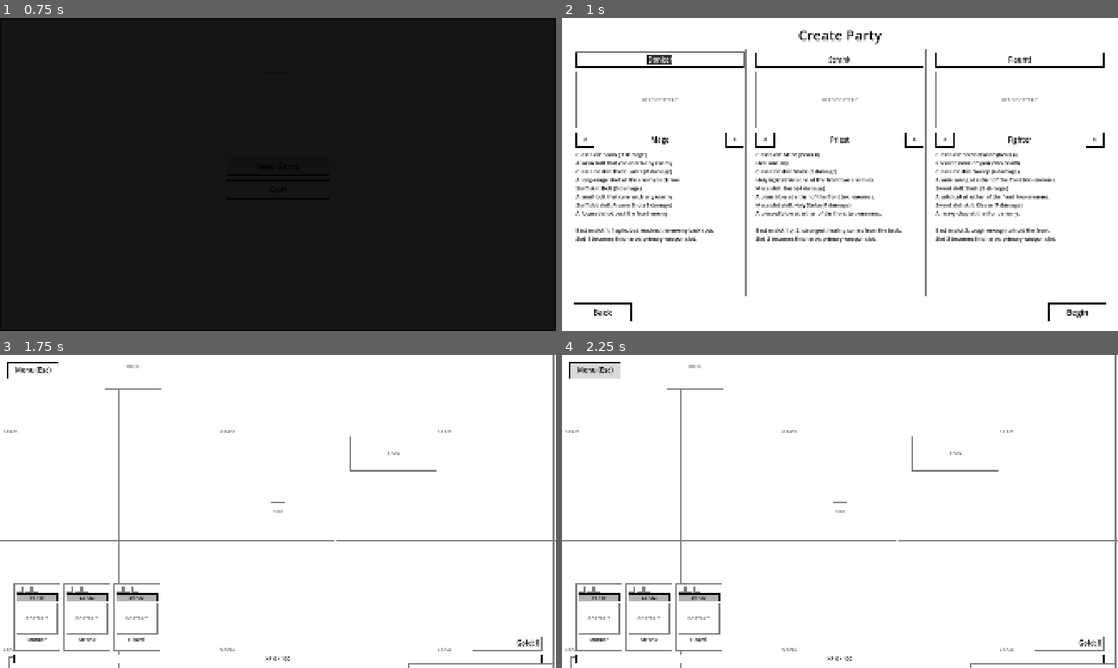
Above: before the commit, frames 1-4 (two rows, left to right).
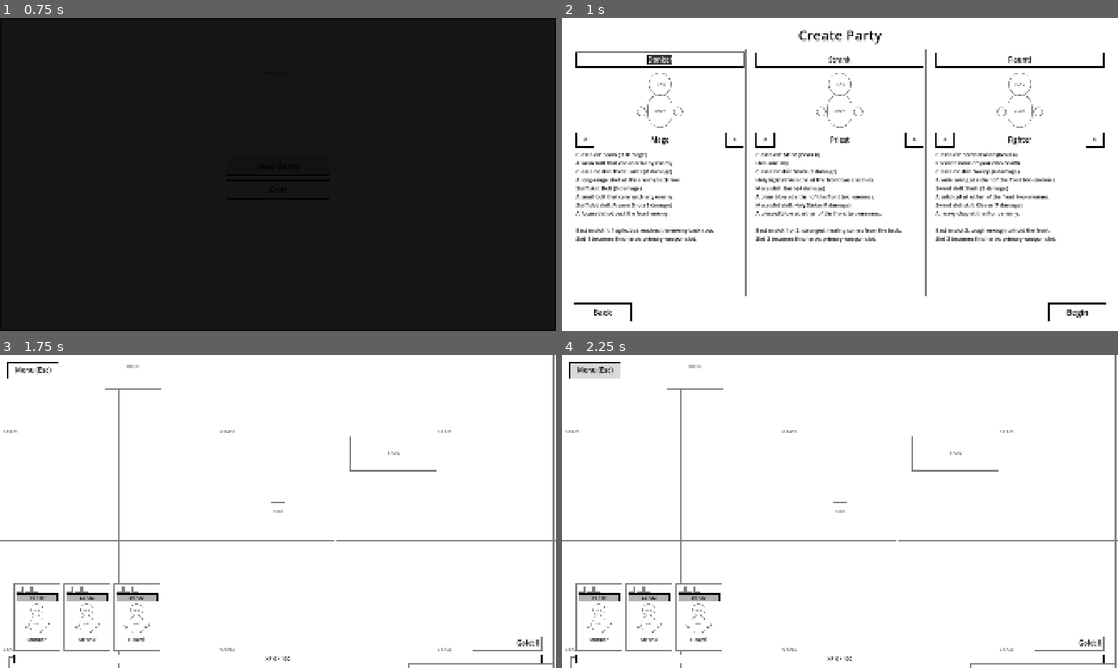
Above: after the commit, the same moments.

Repository: nawlbergs/sketchy-gamey
Game: Godot game, scene res://ui/menus/main_menu/main_menu.tscn
Two runs of this game, one before a commit and one after it. Both use one fixed random seed, a clock stepped at 60 frames per second and the inputs below.
Inputs:
- Up to frame 1 (0.75 s): click "New Game" at 0.5 s
- Up to frame 2 (1 s): no input
- Up to frame 3 (1.75 s): click "Begin" at 1.25 s
- Up to frame 4 (2.25 s): click "Menu (Esc)" at 2 s

Frame 1 is identical in both runs. In frame 2, 0.7% of the frame differs, in the area x 2-87%, y 17-36%; in frame 3, 0.4%; in frame 4, 0.4%.

Commit message:
overworld-hud-01 & hero-doll-01 - complete

Diff:
--- a/autoloads/game_state.gd
+++ b/autoloads/game_state.gd
@@ -29,7 +29,8 @@
 
 ## Builds a new hero from class data: full health, with the class's starting weapon in weapon slot
 ## slot, which is the hero's primary and only unlocked weapon slot.
-## weapons maps a GameEnums.HeroSlot to a GameEnums.WeaponId. equipment is for gear.
+## weapons maps a GameEnums.HeroSlot to a GameEnums.WeaponId. equipment maps a GameEnums.GearSlot
+## to a GameEnums.GearId, and starts empty.
 func make_hero(hero_name: String, class_id: GameEnums.ClassId, slot: GameEnums.HeroSlot) -> Dictionary:
 	var data: Dictionary = Classes.ALL[class_id]
 	return {
@@ -48,7 +49,7 @@
 
 
 ## Returns JSON-safe data for saving. The result shares nothing with the live state.
-## Classes and weapons are saved as enum names, so reordering GameEnums cannot break old saves.
+## Classes, weapons and gear are saved as enum names, so reordering GameEnums cannot break old saves.
 func to_dict() -> Dictionary:
 	var saved_party := party.duplicate(true)
 	for hero: Dictionary in saved_party:
@@ -57,6 +58,10 @@
 		for slot: int in hero["weapons"]:
 			saved_weapons[str(slot)] = GameEnums.WeaponId.find_key(hero["weapons"][slot])
 		hero["weapons"] = saved_weapons
+		var saved_equipment := {}
+		for gear_slot: int in hero["equipment"]:
+			saved_equipment[GameEnums.GearSlot.find_key(gear_slot)] = GameEnums.GearId.find_key(hero["equipment"][gear_slot])
+		hero["equipment"] = saved_equipment
 	return {
 		"party": saved_party,
 		"gold": gold,
@@ -110,6 +115,13 @@
 	for weapon_slot: Variant in data.get("unlocked_weapon_slots", [slot]):
 		unlocked.append(int(weapon_slot))
 	hero["unlocked_weapon_slots"] = unlocked
-	var equipment: Dictionary = data.get("equipment", {})
-	hero["equipment"] = equipment.duplicate(true)
+	var equipment := {}
+	var saved_equipment: Dictionary = data.get("equipment", {})
+	for slot_key: Variant in saved_equipment:
+		var gear_key := str(saved_equipment[slot_key])
+		if GameEnums.GearSlot.has(str(slot_key)) and GameEnums.GearId.has(gear_key):
+			equipment[GameEnums.GearSlot[str(slot_key)]] = GameEnums.GearId[gear_key]
+		else:
+			push_error("GameState: unknown gear '%s: %s' in save, leaving it off" % [slot_key, gear_key])
+	hero["equipment"] = equipment
 	return hero
--- /dev/null
+++ b/characters/heroes/hero_doll.gd
@@ -0,0 +1,46 @@
+@tool
+class_name HeroDoll
+extends Control
+## The hero's rag doll: pill body, round head and hands, with worn gear drawn on top.
+## Scales to fit whatever size it is given, so every screen showing a hero can use it.
+## To add a visible gear slot, add a layer to the scene and to _gear_layers.
+
+## The size the parts are laid out at inside Rig.
+const RIG_SIZE := Vector2(200, 240)
+
+@onready var _rig: Control = $Rig
+@onready var _gear_layers: Dictionary = {
+	GameEnums.GearSlot.HEAD: $Rig/HeadGear,
+	GameEnums.GearSlot.BODY: $Rig/BodyGear,
+}
+
+
+func _ready() -> void:
+	resized.connect(_fit_rig)
+	_fit_rig()
+
+
+## Shows the gear in equipment (a hero's "equipment": GameEnums.GearSlot to GameEnums.GearId).
+## A slot missing from equipment shows nothing, leaving the bare body or head.
+func show_equipment(equipment: Dictionary) -> void:
+	for slot: GameEnums.GearSlot in _gear_layers:
+		var layer: Control = _gear_layers[slot]
+		layer.visible = equipment.has(slot)
+		if layer.visible:
+			_show_gear(layer, Gear.ALL[equipment[slot]])
+
+
+func _show_gear(layer: Control, gear: Dictionary) -> void:
+	var art: TextureRect = layer.get_node("Art")
+	var placeholder: PlaceholderBox = layer.get_node("Placeholder")
+	var has_art := ResourceLoader.exists(gear["art"])
+	art.texture = load(gear["art"]) if has_art else null
+	art.visible = has_art
+	placeholder.visible = not has_art
+	placeholder.label_text = gear["name"]
+
+
+func _fit_rig() -> void:
+	var fit := minf(size.x / RIG_SIZE.x, size.y / RIG_SIZE.y)
+	_rig.scale = Vector2(fit, fit)
+	_rig.position = (size - RIG_SIZE * fit) / 2.0
--- /dev/null
+++ b/characters/heroes/hero_doll.tscn
@@ -0,0 +1,137 @@
+[gd_scene load_steps=7 format=3]
+
+[ext_resource type="Script" path="res://characters/heroes/hero_doll.gd" id="1_script"]
+[ext_resource type="PackedScene" path="res://ui/common/placeholder_box.tscn" id="2_box"]
+
+[sub_resource type="StyleBoxFlat" id="round_part"]
+bg_color = Color(1, 1, 1, 1)
+border_width_left = 3
+border_width_top = 3
+border_width_right = 3
+border_width_bottom = 3
+border_color = Color(0.5, 0.5, 0.5, 1)
+corner_radius_top_left = 120
+corner_radius_top_right = 120
+corner_radius_bottom_right = 120
+corner_radius_bottom_left = 120
+
+[sub_resource type="StyleBoxFlat" id="helm_shape"]
+bg_color = Color(0.85, 0.85, 0.85, 1)
+border_width_left = 3
+border_width_top = 3
+border_width_right = 3
+border_width_bottom = 3
+border_color = Color(0.5, 0.5, 0.5, 1)
+corner_radius_top_left = 56
+corner_radius_top_right = 56
+corner_radius_bottom_right = 8
+corner_radius_bottom_left = 8
+
+[sub_resource type="StyleBoxFlat" id="armor_shape"]
+bg_color = Color(0.85, 0.85, 0.85, 1)
+border_width_left = 3
+border_width_top = 3
+border_width_right = 3
+border_width_bottom = 3
+border_color = Color(0.5, 0.5, 0.5, 1)
+corner_radius_top_left = 40
+corner_radius_top_right = 40
+corner_radius_bottom_right = 40
+corner_radius_bottom_left = 40
+
+[node name="HeroDoll" type="Control"]
+layout_mode = 3
+anchors_preset = 0
+mouse_filter = 2
+script = ExtResource("1_script")
+
+[node name="Rig" type="Control" parent="."]
+layout_mode = 0
+offset_right = 200.0
+offset_bottom = 240.0
+mouse_filter = 2
+
+[node name="Body" parent="Rig" instance=ExtResource("2_box")]
+layout_mode = 0
+offset_left = 48.0
+offset_top = 96.0
+offset_right = 152.0
+offset_bottom = 236.0
+theme_override_styles/panel = SubResource("round_part")
+label_text = "BODY"
+
+[node name="BodyGear" type="Control" parent="Rig"]
+visible = false
+layout_mode = 0
+offset_left = 40.0
+offset_top = 112.0
+offset_right = 160.0
+offset_bottom = 228.0
+mouse_filter = 2
+
+[node name="Art" type="TextureRect" parent="Rig/BodyGear"]
+layout_mode = 1
+anchors_preset = 15
+anchor_right = 1.0
+anchor_bottom = 1.0
+mouse_filter = 2
+expand_mode = 1
+stretch_mode = 5
+
+[node name="Placeholder" parent="Rig/BodyGear" instance=ExtResource("2_box")]
+layout_mode = 1
+anchors_preset = 15
+anchor_right = 1.0
+anchor_bottom = 1.0
+theme_override_styles/panel = SubResource("armor_shape")
+
+[node name="Head" parent="Rig" instance=ExtResource("2_box")]
+layout_mode = 0
+offset_left = 52.0
+offset_top = 8.0
+offset_right = 148.0
+offset_bottom = 104.0
+theme_override_styles/panel = SubResource("round_part")
+label_text = "HEAD"
+
+[node name="HeadGear" type="Control" parent="Rig"]
+visible = false
+layout_mode = 0
+offset_left = 44.0
+offset_right = 156.0
+offset_bottom = 64.0
+mouse_filter = 2
+
+[node name="Art" type="TextureRect" parent="Rig/HeadGear"]
+layout_mode = 1
+anchors_preset = 15
+anchor_right = 1.0
+anchor_bottom = 1.0
+mouse_filter = 2
+expand_mode = 1
+stretch_mode = 5
+
+[node name="Placeholder" parent="Rig/HeadGear" instance=ExtResource("2_box")]
+layout_mode = 1
+anchors_preset = 15
+anchor_right = 1.0
+anchor_bottom = 1.0
+theme_override_styles/panel = SubResource("helm_shape")
+
+[node name="HandLeft" parent="Rig" instance=ExtResource("2_box")]
+layout_mode = 0
+offset_left = 4.0
+offset_top = 150.0
+offset_right = 44.0
+offset_bottom = 190.0
+theme_override_styles/panel = SubResource("round_part")
+label_text = ""
+
+[node name="HandRight" parent="Rig" instance=ExtResource("2_box")]
+layout_mode = 0
+offset_left = 156.0
+offset_top = 150.0
+offset_right = 196.0
+offset_bottom = 190.0
+theme_override_styles/panel = SubResource("round_part")
+label_text = ""
--- a/ralph_prd.json
+++ b/ralph_prd.json
@@ -229,6 +229,29 @@
     "notes": "Done 2026-10-31. The HUD reads GameState when the scene starts; anything that changes GameState while the …(445 unchanged characters)…
   },
   {
+    "id": "hero-doll-01",
+    "priority": 10,
+    "depends_on": [
+      "party-create-01",
+      "overworld-hud-01"
+    ],
+    "category": "ui",
+    "description": "Added at the user's request: one reusable hero rag doll (pill body, round head and hands) that shows equipped helm and armor, replacing the static portraits on Create Party and the overworld HUD.",
+    "important_files": [
+      "characters/heroes/hero_doll.tscn",
+      "characters/heroes/hero_doll.gd",
+      "resources/items/gear.gd"
+    ],
+    "steps": [
+      "HeroDoll scene that scales to any size, with layers for body, armor, head, helm and hands.",
+      "show_equipment(hero equipment) shows each item's art file, or a labeled placeholder shape until that file exists.",
+      "GearSlot and GearId enums and Gear.ALL data; heroes start with no gear; equipment saved by enum name.",
+      "Use it on Create Party and in HeroStatusWidget."
+    ],
+    "complete": true,
+    "notes": "Done 2026-10-31. Later: customizable head color and face (not built yet), default starting gear (undecided), real gear art at the paths in Gear.ALL. Leather Cap and Leather Armor are placeholder items, and nothing equips them in play until inventory work allows it. Import clean; throwaway checks pass, including a temporary real image file; screenshots reviewed."
+  },
+  {
     "id": "dialogue-01",
     "priority": 11,
     "depends_on": [
@@ -291,7 +314,7 @@
       "Top 2/3: 3 hero slot markers on the left (slot 1 far left/back, slot 3 nearest centre/front) and 4 enemy slot markers on the right (slot 4 nearest centre/front, slot 7 far right/back). Heroes face right, enemies face left.",
       "Units are PlaceholderBox figures; an enemy's width spans 1-4 slots by size (sm/md/lg/xl). HeroStatusWidget-style HP bar and status icons under each unit.",
       "Turn queue strip top-left: small portrait placeholders, current unit leftmost.",
-      "Bottom 1/3 two columns. Left: selected hero portrait + name and buttons: Weapon Skill, Weapon Slot Skill, Class Skill, Class Slot Skill, Trinket 1, Trinket 2, Item 1, Item 2, Move (shows cooldown), Pass. Unavailable buttons are disabled. Right: info panel for whatever unit is hovered.",
+      "Bottom 1/3 two columns. Left: selected hero's HeroDoll + name and buttons: Weapon Skill, Weapon Slot Skill, Class Skill, Class Slot Skill, Trinket 1, Trinket 2, Item 1, Item 2, Move (shows cooldown), Pass. Unavailable buttons are disabled. Right: info panel for whatever unit is hovered.",
       "Build from GameState.party and GameState.pending_encounter (fallback: one muck_ball for testing when run directly).",
       "Combat units are one CombatUnit scene composed of HealthComponent + StatsComponent + SkillSetComponent children, configured from hero or enemy data. Do NOT make Hero/Enemy subclasses."
     ],
@@ -357,7 +380,7 @@
       "ui/inventory/item_slot.tscn"
     ],
     "steps": [
-      "Left half: 3 hero tabs on top. Below, sub-column 1 = ragdoll PlaceholderBox with stats list under it; sub-column 2  …(196 unchanged characters)…
+      "Left half: 3 hero tabs on top. Below, sub-column 1 = HeroDoll (characters/heroes/hero_doll.tscn) with stats list under it; sub-column 2  …(196 unchanged characters)…
       "Right half: 'Sort' dropdown above a 6x6 grid of reusable ItemSlot buttons. Seed GameState.inventory with 2-3 dummy items for testing.",
       "Below the grid: left panel shows info for the hovered item, right panel for the clicked (selected) item.",
       "Equipping/drag-drop is NOT required yet; layout and hover/select info only."
--- a/resources/game_enums.gd
+++ b/resources/game_enums.gd
@@ -33,6 +33,9 @@
 enum SceneId { MAIN_MENU, LOAD_GAME, PARTY_CREATE, OVERWORLD, COMBAT }
 enum ClassId { FIGHTER, MAGE, PRIEST }
 enum WeaponId { SWORD, STAFF, MACE }
+## Gear slots that show on the hero doll. Necklace, rings, boots and the rest get added with their items.
+enum GearSlot { HEAD, BODY }
+enum GearId { LEATHER_CAP, LEATHER_ARMOR }
 enum EnemyId { MUCK_BALL }
 enum EnemySize { SM, MD, LG, XL }
 enum SkillId {
--- /dev/null
+++ b/resources/items/gear.gd
@@ -0,0 +1,19 @@
+class_name Gear
+extends RefCounted
+## Wearable gear data. These two items are placeholders so the hero doll has something to show.
+##
+## slot is the GameEnums.GearSlot the item goes in. art is the image the hero doll draws;
+## until that file exists, the doll draws a placeholder shape labeled with the item's name.
+
+const ALL: Dictionary = {
+	GameEnums.GearId.LEATHER_CAP: {
+		"name": "Leather Cap",
+		"slot": GameEnums.GearSlot.HEAD,
+		"art": "res://assets/art/characters/gear/leather_cap.png",
+	},
+	GameEnums.GearId.LEATHER_ARMOR: {
+		"name": "Leather Armor",
+		"slot": GameEnums.GearSlot.BODY,
+		"art": "res://assets/art/characters/gear/leather_armor.png",
+	},
+}
--- a/ui/hud/hero_status_widget.gd
+++ b/ui/hud/hero_status_widget.gd
@@ -6,6 +6,7 @@
 @onready var _hp_bar: ProgressBar = %HpBar
 @onready var _hp_label: Label = %HpLabel
 @onready var _name_label: Label = %NameLabel
+@onready var _portrait: HeroDoll = %Portrait
 
 
 func show_hero(hero: Dictionary) -> void:
@@ -13,3 +14,4 @@
 	_hp_bar.max_value = hero["max_hp"]  # Before value, which is clamped to the current maximum.
 	_hp_bar.value = hero["hp"]
 	_hp_label.text = "%d / %d" % [hero["hp"], hero["max_hp"]]
+	_portrait.show_equipment(hero["equipment"])
--- a/ui/hud/hero_status_widget.tscn
+++ b/ui/hud/hero_status_widget.tscn
@@ -1,7 +1,8 @@
-[gd_scene load_steps=3 format=3]
+[gd_scene load_steps=4 format=3]
 
 [ext_resource type="Script" path="res://ui/hud/hero_status_widget.gd" id="1_script"]
 [ext_resource type="PackedScene" path="res://ui/common/placeholder_box.tscn" id="2_box"]
+[ext_resource type="PackedScene" path="res://characters/heroes/hero_doll.tscn" id="3_doll"]
 
 [node name="HeroStatusWidget" type="PanelContainer"]
 custom_minimum_size = Vector2(160, 0)
@@ -53,10 +54,10 @@
 horizontal_alignment = 1
 vertical_alignment = 1
 
-[node name="Portrait" parent="Layout" instance=ExtResource("2_box")]
+[node name="Portrait" parent="Layout" instance=ExtResource("3_doll")]
+unique_name_in_owner = true
 custom_minimum_size = Vector2(0, 110)
 layout_mode = 2
-label_text = "PORTRAIT"
 
 [node name="NameLabel" type="Label" parent="Layout"]
 unique_name_in_owner = true
--- a/ui/menus/new_game/hero_slot_panel.tscn
+++ b/ui/menus/new_game/hero_slot_panel.tscn
@@ -1,7 +1,7 @@
 [gd_scene load_steps=3 format=3]
 
 [ext_resource type="Script" path="res://ui/menus/new_game/hero_slot_panel.gd" id="1_script"]
-[ext_resource type="PackedScene" path="res://ui/common/placeholder_box.tscn" id="2_box"]
+[ext_resource type="PackedScene" path="res://characters/heroes/hero_doll.tscn" id="2_doll"]
 
 [node name="HeroSlotPanel" type="PanelContainer"]
 script = ExtResource("1_script")
@@ -18,10 +18,9 @@
 alignment = 1
 select_all_on_focus = true
 
-[node name="Portrait" parent="Layout" instance=ExtResource("2_box")]
+[node name="Portrait" parent="Layout" instance=ExtResource("2_doll")]
 custom_minimum_size = Vector2(0, 200)
 layout_mode = 2
-label_text = "HERO PORTRAIT"
 
 [node name="ClassRow" type="HBoxContainer" parent="Layout"]
 layout_mode = 2
Not shown, added: characters/heroes/hero_doll.gd.uid
Not shown, changed: ralph_progress.txt
Not shown, added: resources/items/gear.gd.uid
Not shown, changed: CLAUDE.md
